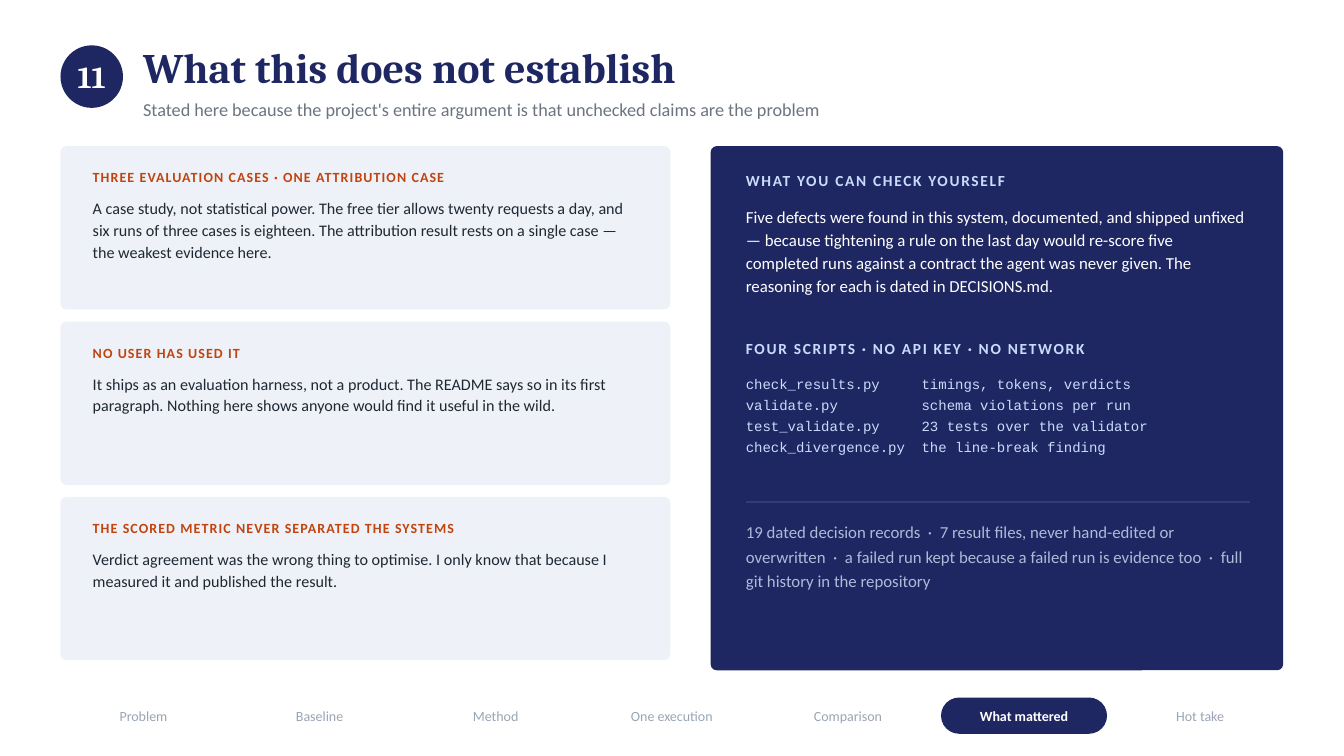
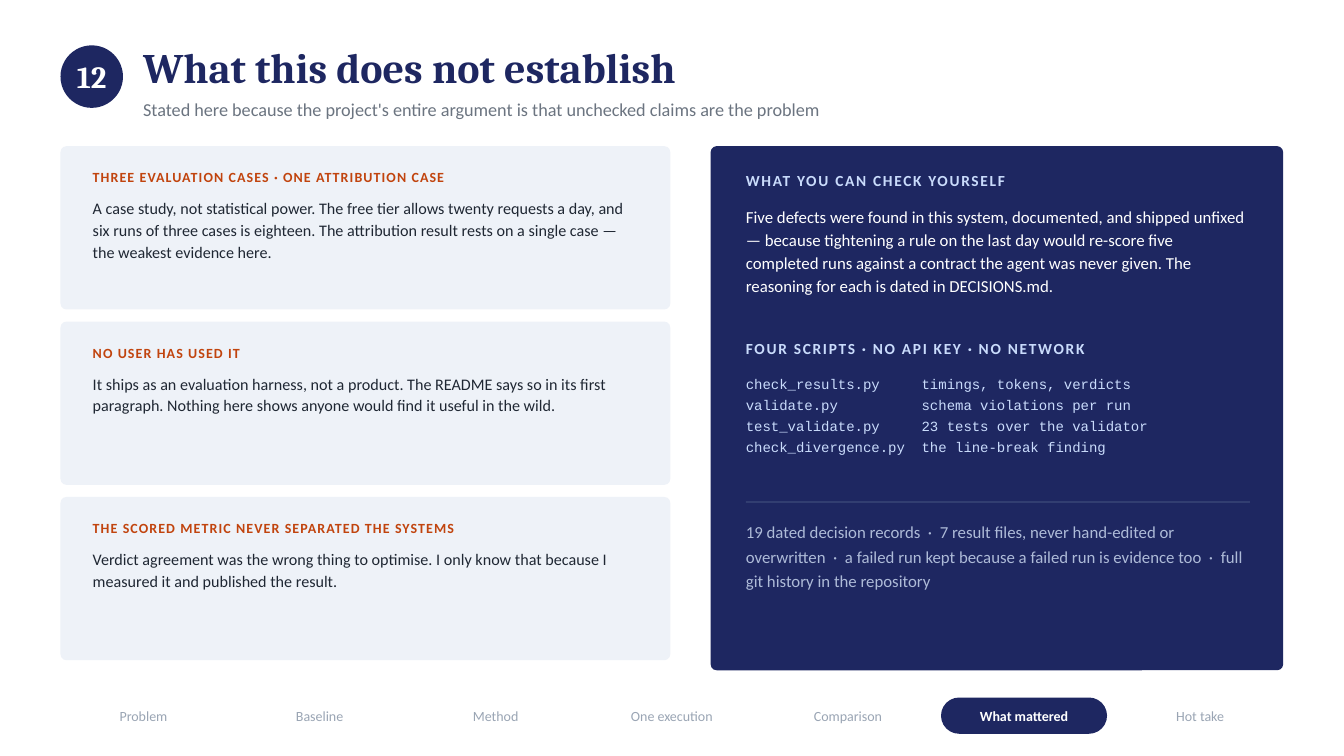
Before and after one commit to DKL59/Micro1_Challenge, a slide deck: slide 13 of presentation/PRAMAAN.pptx (slide 12 before the commit). Drawn at 1344x756 pixels with LibreOffice and Linux fonts; fonts in the diff are those of the drawing. Boxes give left, top, right and bottom in pixels: in the first picture for what was removed or moved away, otherwise in the second. Text is boxed around its words. In the diff, an @@ line names an element or a change of style, - is before the commit and + after.

```diff
--- a/presentation/PRAMAAN.pptx
+++ b/presentation/PRAMAAN.pptx
@@ text at [77, 67, 107, 88]: text changed @@
-11
+12
```
Also in this commit, not shown: 10 other slides changed, 1 slide added, 2 other files.
